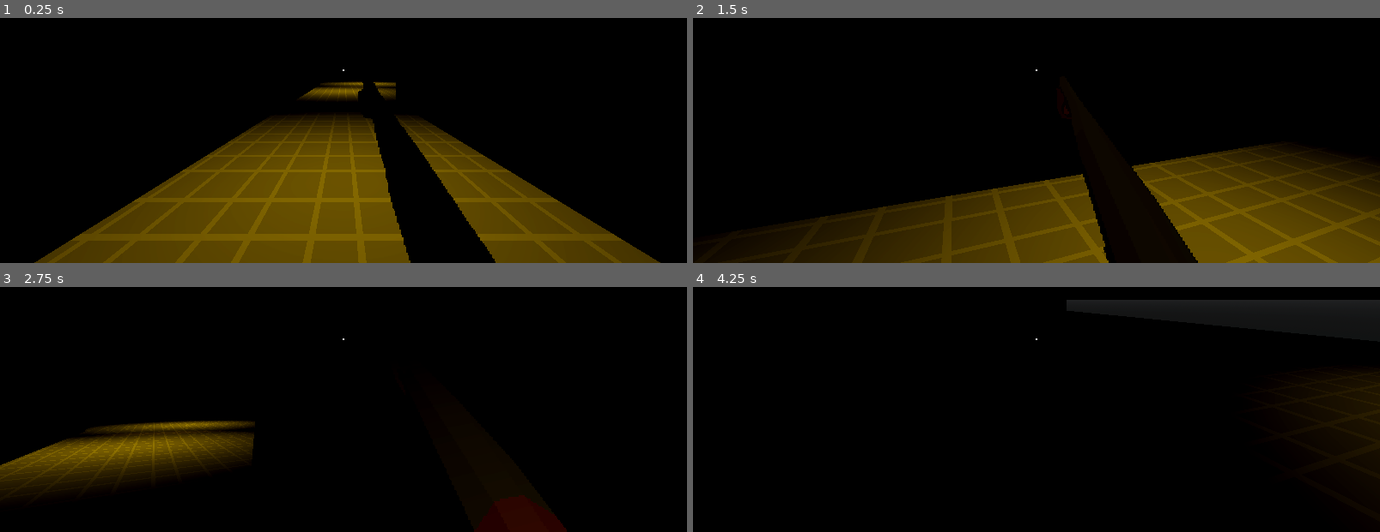
Above: before the commit, frames 1-4 (two rows, left to right).
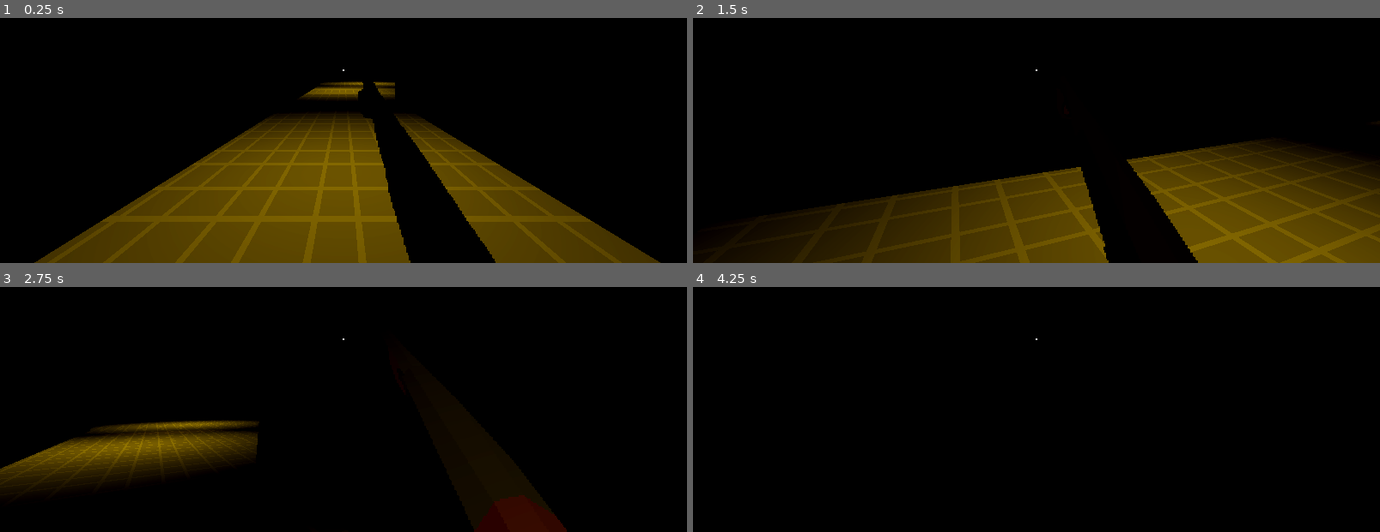
Above: after the commit, the same moments.

Repository: Rain-Gayming/zomboid-like
Game: Godot game, scene res://world/levels/level_2.tscn
The game is run twice, just before and just after one commit, with the same random seed, the same clock (stepped at 60 frames per second) and the same inputs.
Inputs (mouse positions are in pixels of both pictures, inside the frame that each line leads up to):
- Up to frame 1 (0.25 s): no input
- Up to frame 2 (1.5 s): move the mouse to (1070, 69) at 0.52 s; hold W (movement_forward) from 0.53 s (still down); click (1070, 69) at 0.6 s; tap Space (movement_jump) at 0.77 s; move the mouse to (1002, 71) at 1.27 s; click (1002, 71) at 1.35 s
- Up to frame 3 (2.75 s): keep holding W (movement_forward); tap Space (movement_jump) at 1.52 s; move the mouse to (357, 333) at 2.02 s; click (357, 333) at 2.1 s
- Up to frame 4 (4.25 s): keep holding W (movement_forward); move the mouse to (1029, 345) at 2.77 s; click (1029, 345) at 2.85 s; tap Space (movement_jump) at 3.02, 3.77 s; move the mouse to (1084, 343) at 3.52 s; click (1084, 343) at 3.6 s

The runs differ from the first frame. In frame 1, 2.4% of the frame differs, in the area x 7-96%, y 26-100%; in frame 2, 4.2%, in the area x 10-97%, y 50-100%; in frame 3, 0.7%; in frame 4, 3.4%.

Commit message:
fixed lighting and doors in level 2

Diff:
--- a/player/player.tscn
+++ b/player/player.tscn
@@ -46,7 +46,7 @@
 shape = SubResource("CapsuleShape3D_uowfd")
 
 [node name="Camera3D" type="Camera3D" parent="player" node_paths=PackedStringArray("player_body")]
-transform = Transform3D(-1, 0, 5.96046e-08, 0, 1, 0, -5.96046e-08, 0, -1, 0, 3.022, 0.706)
+transform = Transform3D(-1, 0, 5.96046e-08, 0, 1, 0, -5.96046e-08, 0, -1, 2.4849e-08, 3.022, 0.137521)
 size = 25.0
 near = 0.001
 far = 4170.65
--- a/world/levels/level_2.tscn
+++ b/world/levels/level_2.tscn
@@ -11,6 +11,8 @@
 [ext_resource type="Texture2D" uid="uid://dmm1kjjo4muuy" path="res://world/textures/skull_red.png" id="8_pl3bb"]
 [ext_resource type="PackedScene" uid="uid://ck8cd4d0pqbkc" path="res://world/world_environment.tscn" id="10_p220w"]
 [ext_resource type="PackedScene" uid="uid://dtawguiwcrrbk" path="res://player/player.tscn" id="11_d2ku5"]
+[ext_resource type="PackedScene" uid="uid://dyieebvqet2es" path="res://entities/spawner.tscn" id="12_o0mt0"]
+[ext_resource type="PackedScene" uid="uid://c2aejhuog02yj" path="res://entities/spawn_region.tscn" id="13_ggtwo"]
 
 [sub_resource type="BoxMesh" id="BoxMesh_e02lv"]
 
@@ -26,7 +28,7 @@
 [sub_resource type="Resource" id="Resource_axxbh"]
 script = ExtResource("4_uue0i")
 condition = 0
-tag = 1
+tag = 0
 has_been_completed = false
 amount = 0
 run_after_last = false
@@ -443,7 +445,7 @@
 transform = Transform3D(-0.355565, -1.82678e-06, 2.70783e-06, 5.36888e-08, -12.0982, 2.57472e-06, 6.2169e-08, 2.01133e-06, 15.487, -98.5, 6.6, 69.1)
 
 [node name="door" type="CSGMesh3D" parent="environment/world/door3" node_paths=PackedStringArray("move_to", "start_at")]
-transform = Transform3D(3.582, 7.26466e-06, -7.5838e-06, 3.64095e-05, -0.714704, 4.36613e-08, -5.43438e-05, -6.25356e-08, -0.499876, 0, 0.11572, 0.0387421)
+transform = Transform3D(3.582, 7.26466e-06, -7.5838e-06, 3.64095e-05, -0.714704, 4.36613e-08, -5.43438e-05, -6.25356e-08, -0.499876, 0, 0.145617, 0.0387421)
 use_collision = true
 mesh = SubResource("BoxMesh_0gf2b")
 material = SubResource("StandardMaterial3D_l8k8v")
@@ -662,3 +664,95 @@
 shadow_enabled = true
 spot_range = 4096.0
 spot_angle = 55.9
+
+[node name="spawners" type="Node3D" parent="."]
+
+[node name="spawner_tag_0_1" parent="spawners" instance=ExtResource("12_o0mt0")]
+transform = Transform3D(1, 0, 0, 0, 1, 0, 0, 0, 1, -3.84479, 1.55, 60.1438)
+
+[node name="spawner_tag_0_2" parent="spawners" instance=ExtResource("12_o0mt0")]
+transform = Transform3D(1, 0, 0, 0, 1, 0, 0, 0, 1, -21.8448, 1.55, 60.1438)
+
+[node name="spawner_tag_0_3" parent="spawners" instance=ExtResource("12_o0mt0")]
+transform = Transform3D(1, 0, 0, 0, 1, 0, 0, 0, 1, -40, 1, 61)
+
+[node name="spawner_tag_0_4" parent="spawners" instance=ExtResource("12_o0mt0")]
+transform = Transform3D(1, 0, 0, 0, 1, 0, 0, 0, 1, -34, 1, 44)
+
+[node name="spawner_tag_0_5" parent="spawners" instance=ExtResource("12_o0mt0")]
+transform = Transform3D(1, 0, 0, 0, 1, 0, 0, 0, 1, -11, 1, 38)
+
+[node name="spawner6" parent="spawners" instance=ExtResource("12_o0mt0")]
+transform = Transform3D(1, 0, 0, 0, 1, 0, 0, 0, 1, 23, 1, 60)
+my_tag = 570
+
+[node name="spawner7" parent="spawners" instance=ExtResource("12_o0mt0")]
+transform = Transform3D(1, 0, 0, 0, 1, 0, 0, 0, 1, 25, 1, 68)
+my_tag = 570
+
+[node name="spawner8" parent="spawners" instance=ExtResource("12_o0mt0")]
+transform = Transform3D(1, 0, 0, 0, 1, 0, 0, 0, 1, -109, 1, 12)
+my_tag = 570
+
+[node name="spawner9" parent="spawners" instance=ExtResource("12_o0mt0")]
+transform = Transform3D(1, 0, 0, 0, 1, 0, 0, 0, 1, -95, 1, 16)
+my_tag = 570
+
+[node name="spawner10" parent="spawners" instance=ExtResource("12_o0mt0")]
+transform = Transform3D(1, 0, 0, 0, 1, 0, 0, 0, 1, -72.1064, 1, 10.6383)
+my_tag = 570
+
+[node name="spawner11" parent="spawners" instance=ExtResource("12_o0mt0")]
+transform = Transform3D(1, 0, 0, 0, 1, 0, 0, 0, 1, -91.4543, 1, 4.63112)
+my_tag = 570
+
+[node name="spawner12" parent="spawners" instance=ExtResource("12_o0mt0")]
+transform = Transform3D(1, 0, 0, 0, 1, 0, 0, 0, 1, -106.043, 1, 1.27644)
+my_tag = 570
+
+[node name="spawner13" parent="spawners" instance=ExtResource("12_o0mt0")]
+transform = Transform3D(1, 0, 0, 0, 1, 0, 0, 0, 1, -129.043, 1, 66.2764)
+my_tag = 4
+
+[node name="spawner14" parent="spawners" instance=ExtResource("12_o0mt0")]
+transform = Transform3D(1, 0, 0, 0, 1, 0, 0, 0, 1, -127.043, 1, 66.2764)
+my_tag = 4
+
+[node name="spawner15" parent="spawners" instance=ExtResource("12_o0mt0")]
+transform = Transform3D(0.724479, 0.0963793, -0.682526, -0.0264506, 0.993334, 0.112192, 0.68879, -0.0632275, 0.722199, -125.043, 1, 67.2764)
+my_tag = 4
+
+[node name="spawner16" parent="spawners" instance=ExtResource("12_o0mt0")]
+transform = Transform3D(-1, 0, 8.74228e-08, 0, 1, 0, -8.74228e-08, 0, -1, -129.043, 1, 72.2764)
+my_tag = 4
+
+[node name="spawner17" parent="spawners" instance=ExtResource("12_o0mt0")]
+transform = Transform3D(-1, 0, -8.74228e-08, 0, 1, 0, 8.74228e-08, 0, -1, -127.043, 1, 72.2764)
+my_tag = 4
+
+[node name="spawner18" parent="spawners" instance=ExtResource("12_o0mt0")]
+transform = Transform3D(-0.647295, 0, -0.762239, 0, 1, 0, 0.762239, 0, -0.647295, -125.536, 1, 71.5817)
+my_tag = 4
+
+[node name="spawner19" parent="spawners" instance=ExtResource("12_o0mt0")]
+transform = Transform3D(1, 0, 0, 0, 1, 0, 0, 0, 1, -108.043, 1, 70.2764)
+my_tag = 210
+
+[node name="spawner20" parent="spawners" instance=ExtResource("12_o0mt0")]
+transform = Transform3D(1, 0, 0, 0, 1, 0, 0, 0, 1, -102.043, 1, 124.276)
+my_tag = 210
+
+[node name="spawner21" parent="spawners" instance=ExtResource("12_o0mt0")]
+transform = Transform3D(1, 0, 0, 0, 1, 0, 0, 0, 1, -96.0433, 1, 120.276)
+my_tag = 210
+
+[node name="spawner22" parent="spawners" instance=ExtResource("12_o0mt0")]
+transform = Transform3D(1, 0, 0, 0, 1, 0, 0, 0, 1, -89.0433, 1, 125.276)
+my_tag = 210
+
+[node name="spawn_region" parent="spawners" instance=ExtResource("13_ggtwo")]
+transform = Transform3D(1, 0, 0, 0, 1, 0, 0, 0, 1, -2.94309, 3.55, 24.1953)
+
+[node name="spawn_region2" parent="spawners" instance=ExtResource("13_ggtwo")]
+transform = Transform3D(-4.37114e-08, 0, -1, 0, 1, 0, 1, 0, -4.37114e-08, -98.7674, 3.55, 71.1953)
+tag = 4
Not shown: 1 places in world/levels/level_2.tscn that only renumber resources
